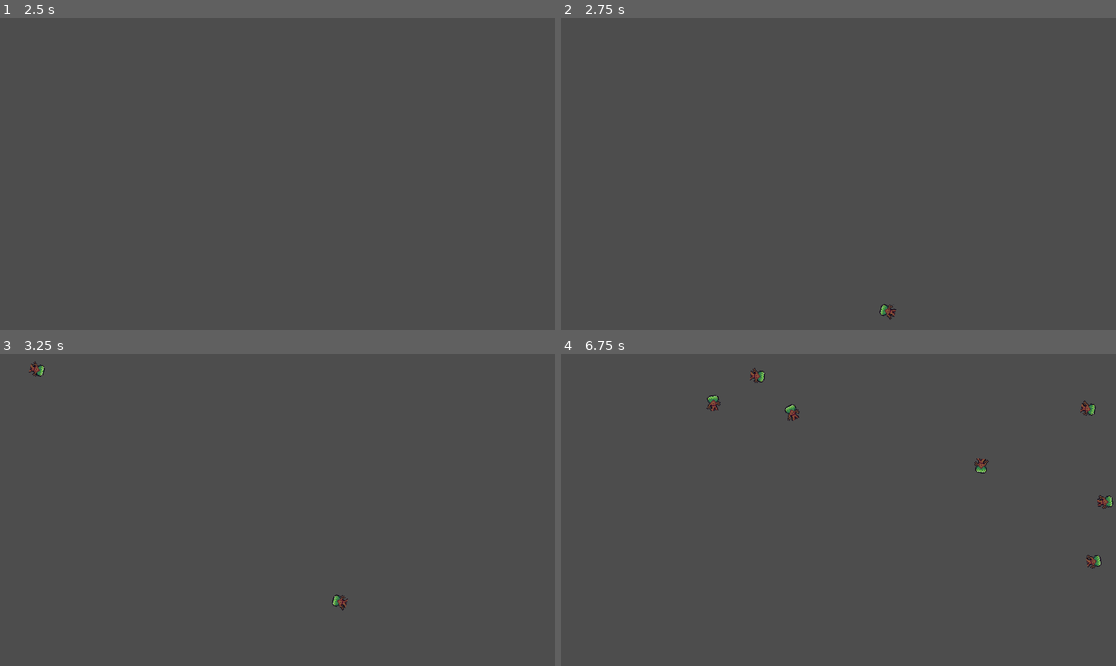
Above: before the commit, frames 1-4 (two rows, left to right).
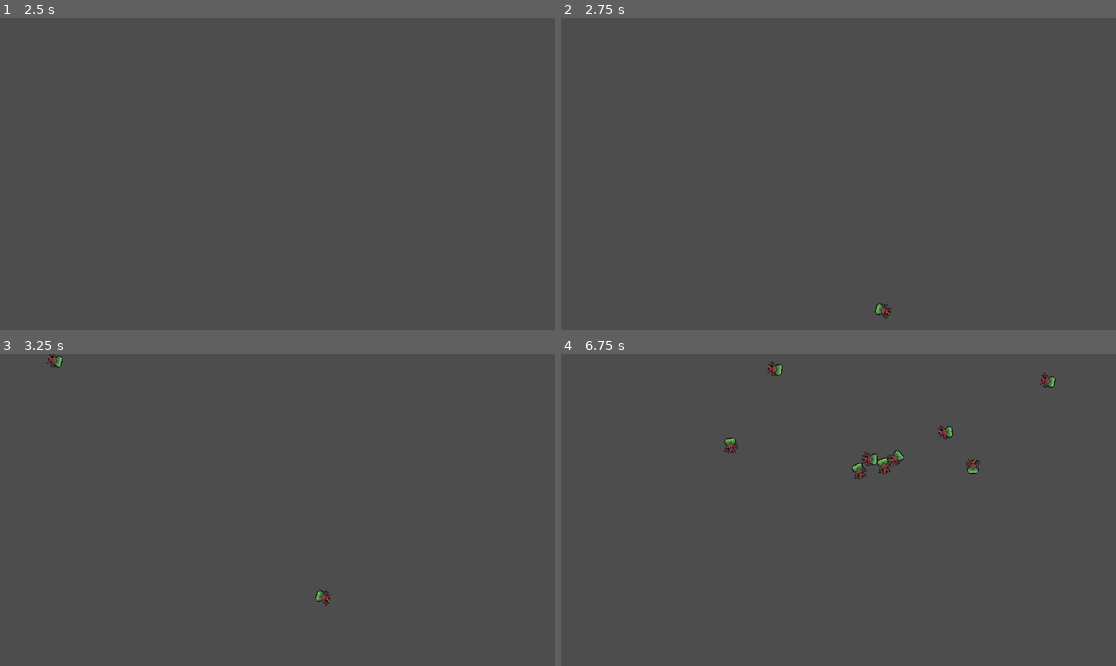
Above: after the commit, the same moments.

Repository: lewis785/ludum-dare-53
Game: Godot game, scene res://scenes/enemy/spawn.tscn
Two runs of this game, one before a commit and one after it. Both use one fixed random seed, a clock stepped at 60 frames per second and the inputs below. This scene is started directly instead of the project's main scene.
Inputs:
- Up to frame 1 (2.5 s): tap Enter at 0.5, 2 s; tap Space at 1.25 s
- Up to frame 2 (2.75 s): no input
- Up to frame 3 (3.25 s): no input
- Up to frame 4 (6.75 s): no input

Frame 1 is identical in both runs. In frame 2, 0.1% of the frame differs, in the area x 56-61%, y 91-97%; in frame 3, 0.3%; in frame 4, 1.4%, in the area x 26-100%, y 2-69%.

Commit message:
trees assemble!

Diff:
--- a/scenes/enemy/enemy.gd
+++ b/scenes/enemy/enemy.gd
@@ -10,9 +10,27 @@
 
 
 # Called every frame. 'delta' is the elapsed time since the previous frame.
-func _process(delta):
-	pass
+func _process(_delta):
+	var targets : Array[Node] = find_targets()
+	if len(targets) == 0 :
+		return
+	move_to_target(targets[0])
+
 
 
 func _on_visible_on_screen_notifier_2d_screen_exited() -> void:
 	queue_free()
+
+func find_targets() -> Array[Node]:
+	var parent : Node = self.get_parent()
+	var targets : Array[Node] = parent.find_children("", "Marker2D")
+	print(len(targets), " targets")
+
+	return targets
+
+func move_to_target(target : Marker2D) -> void:
+	print(target.position)
+
+	var vector : Vector2 = (target.position - self.position).normalized()
+
+	self.linear_velocity = vector*linear_velocity.length()
--- a/scenes/enemy/enemy.tscn
+++ b/scenes/enemy/enemy.tscn
@@ -120,7 +120,7 @@
 scale = Vector2(2, 2)
 sprite_frames = SubResource("SpriteFrames_jw21e")
 animation = &"walk"
-frame_progress = 0.35947
+frame_progress = 0.454109
 
 [node name="CollisionShape2D" type="CollisionShape2D" parent="."]
 light_mask = 0
--- a/scenes/enemy/spawn.gd
+++ b/scenes/enemy/spawn.gd
@@ -9,7 +9,7 @@
 
 
 # Called every frame. 'delta' is the elapsed time since the previous frame.
-func _process(delta: float) -> void:
+func _process(_delta: float) -> void:
 	pass
 
 func new_game():
--- a/scenes/enemy/spawn.tscn
+++ b/scenes/enemy/spawn.tscn
@@ -1,7 +1,8 @@
-[gd_scene load_steps=4 format=3 uid="uid://c5aqawlwxtlhk"]
+[gd_scene load_steps=5 format=3 uid="uid://c5aqawlwxtlhk"]
 
 [ext_resource type="Script" path="res://scenes/enemy/spawn.gd" id="1_gnsf0"]
 [ext_resource type="PackedScene" uid="uid://bn1ar05oul7hp" path="res://scenes/enemy/enemy.tscn" id="2_c6en4"]
+[ext_resource type="PackedScene" uid="uid://bwfdgsyl37x5t" path="res://scenes/enemy/target.tscn" id="3_puj2n"]
 
 [sub_resource type="Curve2D" id="Curve2D_uj2fl"]
 _data = {
@@ -27,6 +28,9 @@
 
 [node name="enemy_spawn_location" type="PathFollow2D" parent="enemy_path"]
 
+[node name="target" parent="." instance=ExtResource("3_puj2n")]
+position = Vector2(672, 232)
+
 [connection signal="timeout" from="enemy_timer" to="." method="_on_enemy_timer_timeout"]
 [connection signal="timeout" from="score_timer" to="." method="_on_score_timer_timeout"]
 [connection signal="timeout" from="start_timer" to="." method="_on_start_timer_timeout"]
--- /dev/null
+++ b/scenes/enemy/target.tscn
@@ -0,0 +1,3 @@
+[gd_scene format=3 uid="uid://bwfdgsyl37x5t"]
+
+[node name="target" type="Marker2D"]
